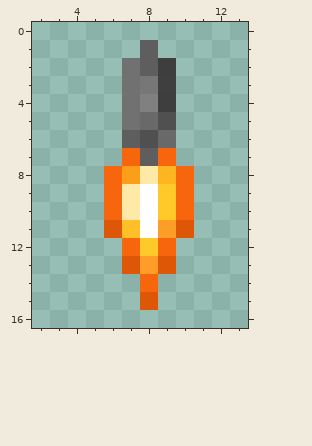
Two versions of one pixel-art sprite, game/resources/sprites/projectiles/ejection_pod.png. The picture above was drawn from the file before the commit.
The file is 17x17 pixels. Colours within 5 levels of each other are drawn and written as one. Shown: x 2..13, y 0..16.
The same view after the edit:
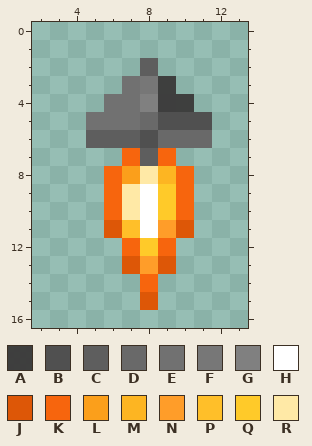
Palette (. is transparent): A #3e3e3efe  B #505050fe  C #5e5e5efe  D #696969fe  E #717171fe  F #777777fe  G #808080fe  H #ffffff  J #dd5707  K #f7650d  L #fb9f1b  M #fdb522  N #ff9d29  P #ffbf29  Q #ffca29  R #ffe9a6
The commit says: spawn smoke effects for ejection pod
Edits made:
Colour A is added in row 4 at x 10.
Colour B is added in row 5 at x 10 to 11.
Colour C is added in row 6 at x 5 to 6.
Colour D is added in row 6 at x 10 to 11.
Colour E is added in row 4 at x 6; in row 5 at x 5 to 6.
Colour A is gone in row 2 at x 9.
Colour C is gone in row 1 at x 8.
Colour E is gone in row 2 at x 7.
Where, in picture pixels (left, top, right, bottom), the same in both pictures:
changed: (86, 40, 212, 148)
